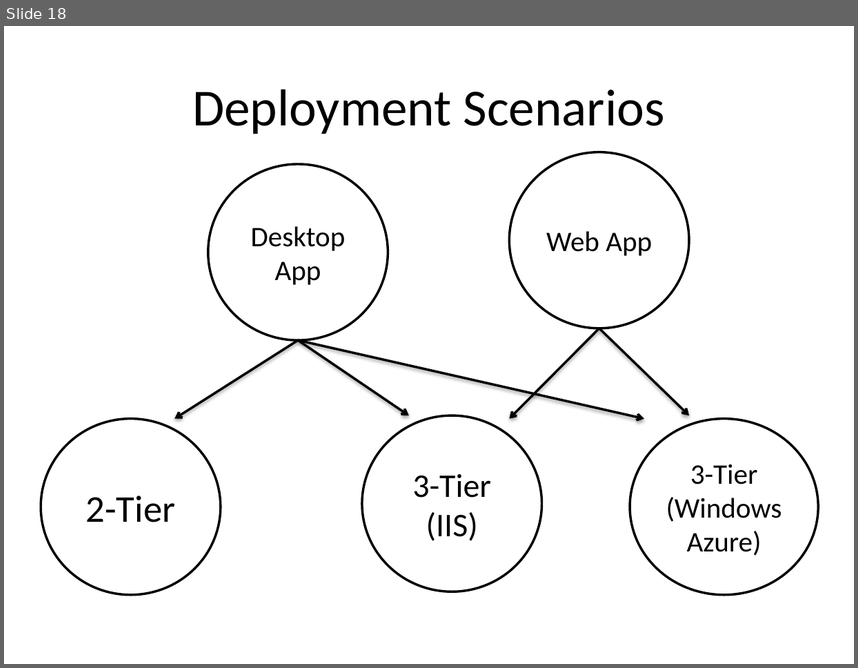
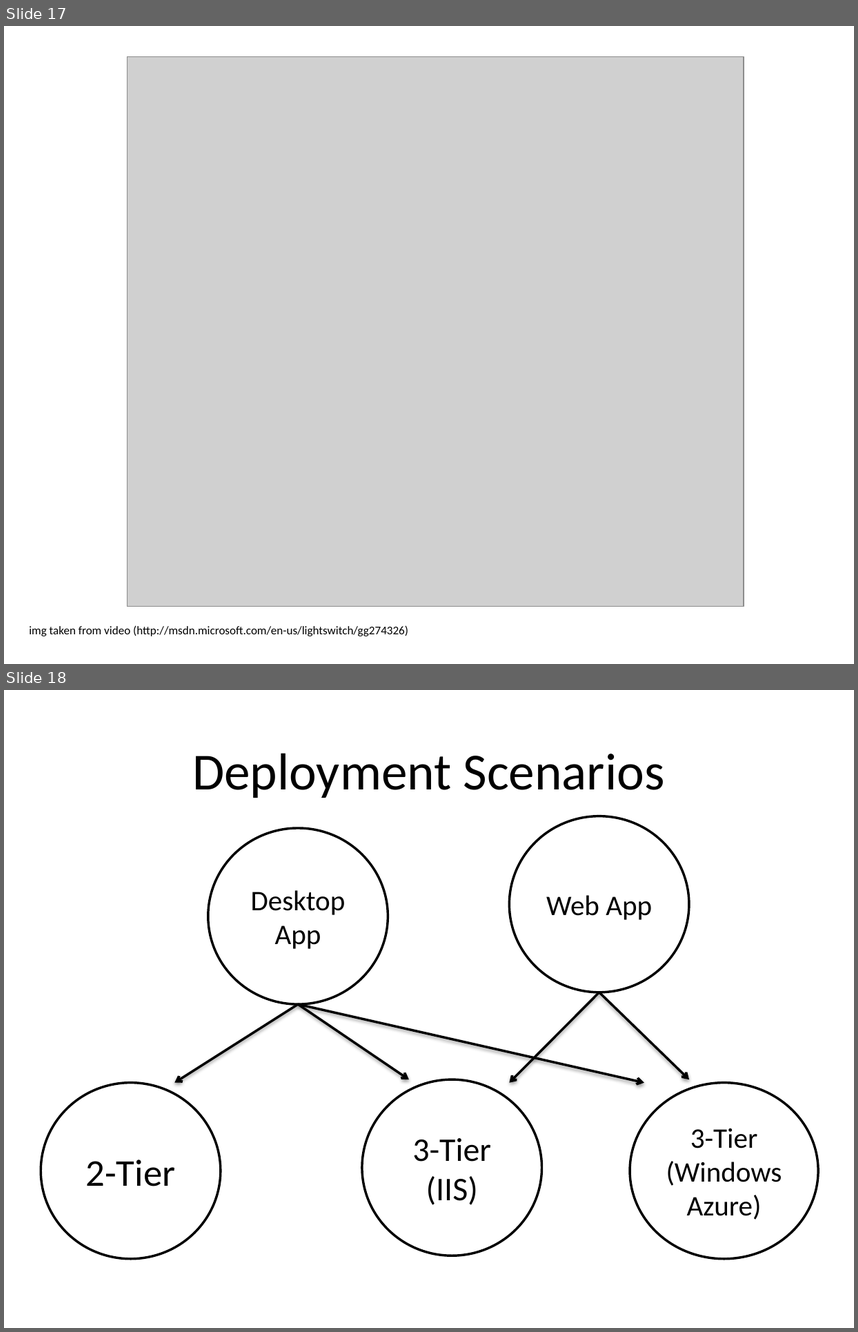
Before and after one commit to tonidy/LightSwitchFiles, a slide deck: LightSwitchAppsPublishing-toni.pptx. Shown one above the other, each under a label of ours: slide 18 before the commit, slides 17 and 18 after it. The pictures are 858x668 and 858x1332 pixels, drawn with LibreOffice and Linux fonts; fonts in the diff are those of the drawing; grey boxes stand for pictures. Boxes give left, top, right and bottom in pixels: in the first picture for what was removed or moved away, otherwise in the second. Text is boxed around its words. In the diff, an @@ line names an element or a change of style, - is before the commit and + after.

```diff
--- a/LightSwitchAppsPublishing-toni.pptx
+++ b/LightSwitchAppsPublishing-toni.pptx
@@ slide 17 added at <box>4,26,854,664</box>, background #FFFFFF @@
@@ picture added at <box>128,56,744,606</box> @@
@@ text added at <box>29,625,408,636</box>, 10 pt, text #000000 @@
+img taken from video (http://msdn.microsoft.com/en-us/lightswitch/gg274326)
```
Also in this commit, not shown: 6 slides changed, 1 slide removed, 1 other file.
